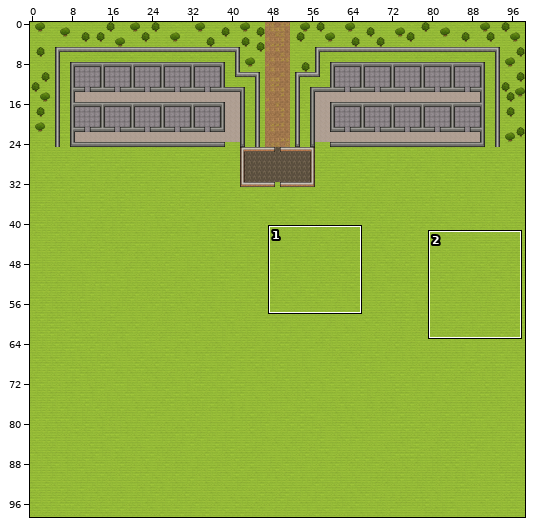
Two versions of a level (Tiled map (JSON), Map/Map(good).json). Above: a wide view before the commit, with the close-up outlined.
Close-up. As it was:
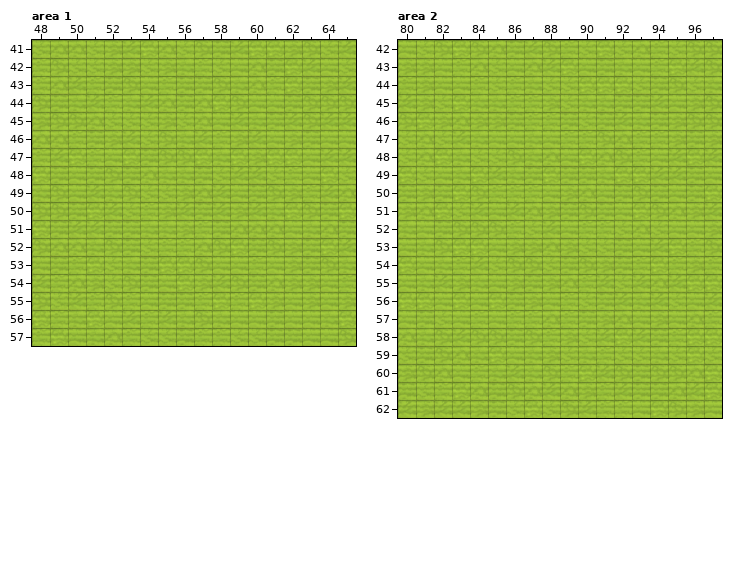
Cells are 32x32 px. Shown: area 1 x 48..65, y 41..57; area 2 x 80..97, y 42..62. The commit also changed other parts of the map, which this record leaves out.
Once edited:
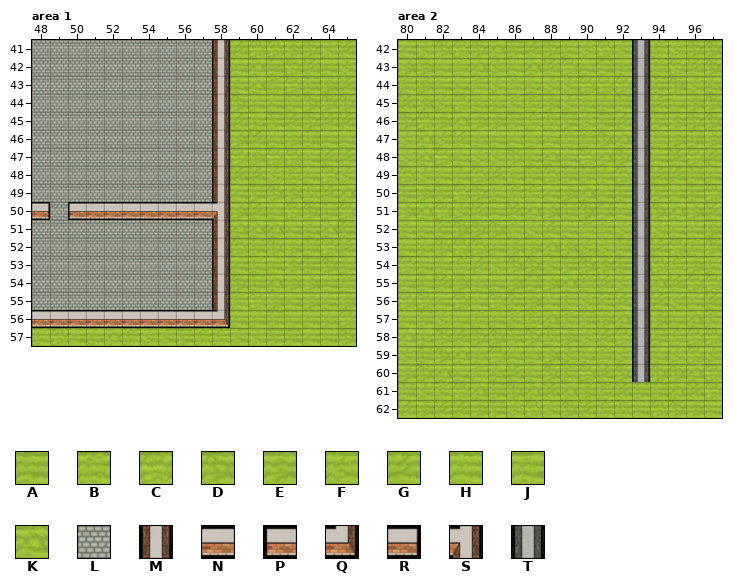
Key: from "Tileset": A 128, B 129, C 130, D 131, E 132, F 160, G 161, H 162, J 163, K 164, L 197, M 264, N 265, P 297, Q 299, R 329, S 333, T 392.
_ is an empty cell.
Tiles replaced or removed in this view: A, B, C, D, E, F, G, H, J, K.
The exact change:
Changed rows in their new state; . is an unchanged cell.
Layer "Floor", area 1:
first column x 48:
41 LLLLLLLLLL_
42 LLLLLLLLLL_
43 LLLLLLLLLL_
44 LLLLLLLLLL_
45 LLLLLLLLLL_
46 LLLLLLLLLL_
47 LLLLLLLLLL_
48 LLLLLLLLLL_
49 LLLLLLLLLL_
50 _L_________
51 LLLLLLLLLL_
52 LLLLLLLLLL_
53 LLLLLLLLLL_
54 LLLLLLLLLL_
55 LLLLLLLLLL_
56 ___________
Layer "Walls", area 1:
first column x 48:
41 ..........M
42 ..........M
43 ..........M
44 ..........M
45 ..........M
46 ..........M
47 ..........M
48 ..........M
49 ..........M
50 R.PNNNNNNNS
51 ..........M
52 ..........M
53 ..........M
54 ..........M
55 ..........M
56 NNNNNNNNNNQ
Layer "Floor", area 2:
first column x 93:
42 _
43 _
44 _
45 _
46 _
47 _
48 _
49 _
50 _
51 _
52 _
53 _
54 _
55 _
56 _
57 _
58 _
59 _
60 _
Layer "Walls", area 2:
first column x 93:
42 T
43 T
44 T
45 T
46 T
47 T
48 T
49 T
50 T
51 T
52 T
53 T
54 T
55 T
56 T
57 T
58 T
59 T
60 T
Pixel boxes of the changes (left, top, right, bottom) in both close-ups:
changed: (32, 40, 230, 328)
changed: (632, 40, 650, 382)
